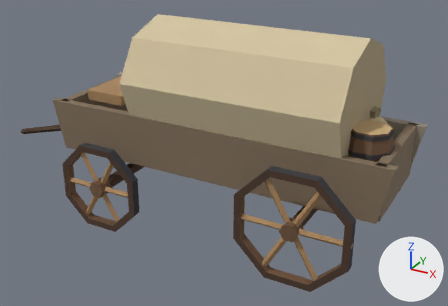
What one commit did to the glTF model apps/web/public/assets/models/wagon.glb.
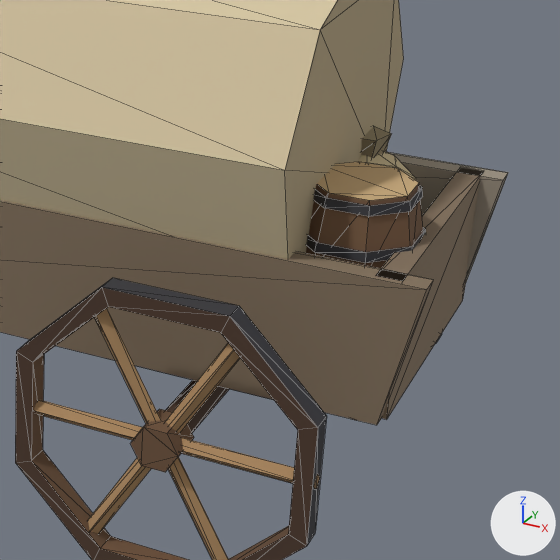
There are two pictures of each version: one whole from a camera (50 mm lens) standing at (3.18, -5.93, 3.78) and looking at (-0.13, 0.09, 0.78), one close up on the part from 51% to 100% of the width and 18% to 91% of the height. The axes (+X, +Y, +Z) are drawn at lower right. The lights are the same throughout. The first two pictures are the older version. The close-ups show mesh edges as thin lines. Vertices at exactly the same position are counted once.

Objects in the first close-up: 'wagon'.
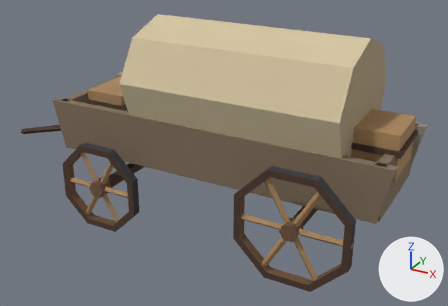
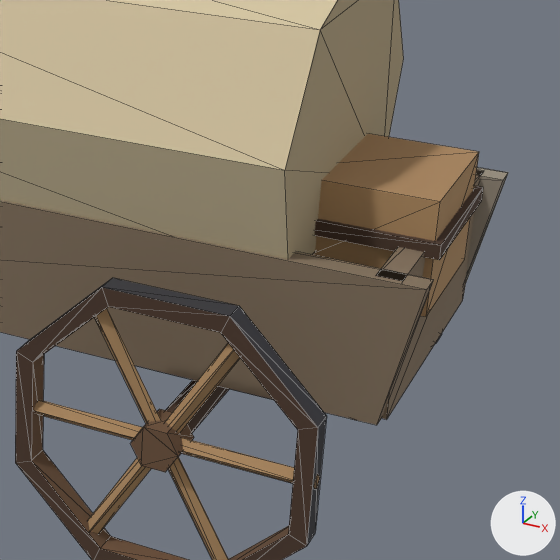
Location of each change, [x1, y1, x2, y2] in pixels of the close-ups (560 x 560 px):
part 1 of me_wagon, deleted
    before: [306, 126, 426, 263]
part 2 of me_wagon, reshaped
    before: [306, 162, 423, 269]
    after: [312, 133, 483, 317]
part 3 of me_wagon, recoloured
    after: [426, 154, 479, 317]

Patch to the scene script:
```diff
--- a/apps/web/public/assets/models/wagon.glb.py
+++ b/apps/web/public/assets/models/wagon.glb.py
@@ me_wagon @@
 # used by ob_wagon; location = (0.0, 0.0, 0.0)
-me_wagon.from_pydata(...)  # 506 vertices, 826 faces; spans x -3.41..2.08, y -1.03..1.03, z 0.0..2.38
+me_wagon.from_pydata(...)  # 382 vertices, 636 faces; spans x -3.41..2.08, y -1.03..1.03, z 0.0..2.38
+# me_wagon part 1: 6 loose pieces with 116 vertices, spanning x 1.3..1.95, y -0.5..0.51, z 0.97..1.56, are deleted
+# me_wagon part 2
+# 18 vertices are removed from x 1.46..1.94, y -0.49..-0.01, z 0.96..1.57
+# 49 faces are deleted
+# 6 vertices move from x 1.51..1.8, y -0.49..-0.01, z 0.96..1.26 to x 1.29..2.04, y -0.34..0.34, z 1.08..1.56
+# 10 vertices are added at x 1.26..2.04, y -0.34..0.34, z 1.08..1.56
+# 19 new faces join them
+# me_wagon part 3: 1 kept faces spanning x 2.01, y -0.31..0.31, z 1.08..1.56 get new vertex colours; the middle colour goes from brown #71553e to brown #b08c62
 me_wagon.materials.append(mat_palette_vertex)
```
